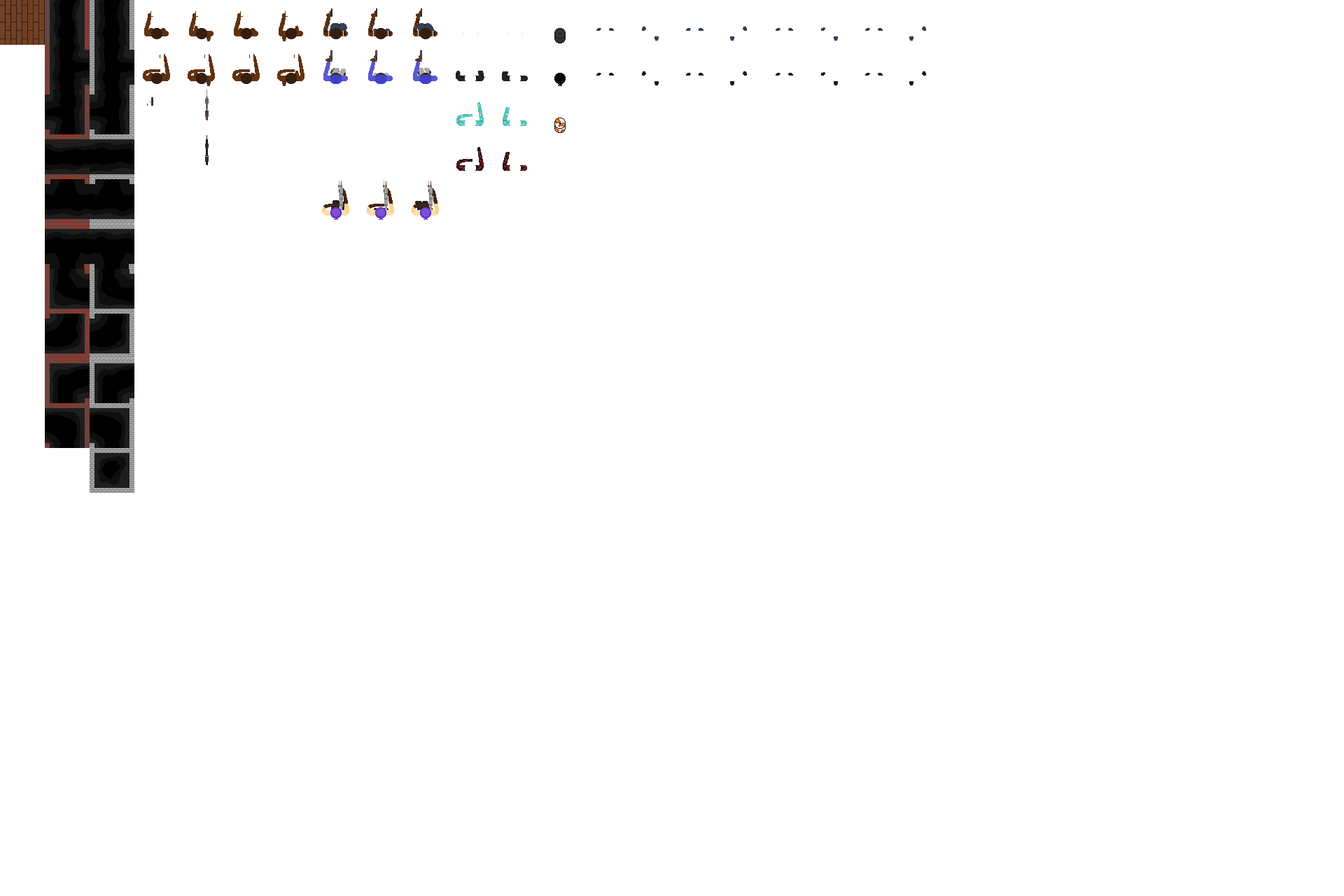
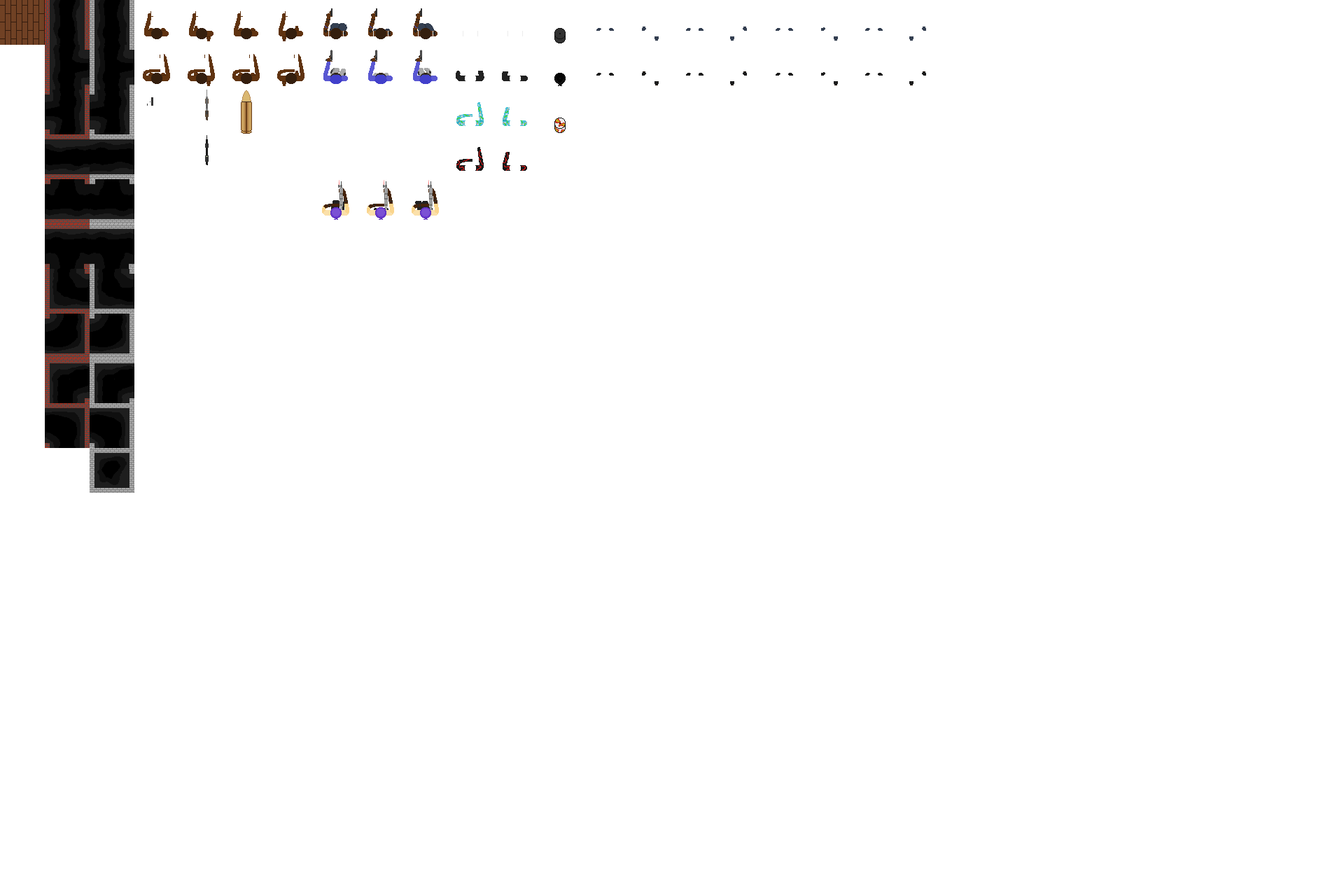
Layer changes from the first (1344, 896) image to the second:
added layer "[weapon] bullet.png" above "[cosmetic][down][rifle] black jean.png" over [240, 90, 252, 134]
